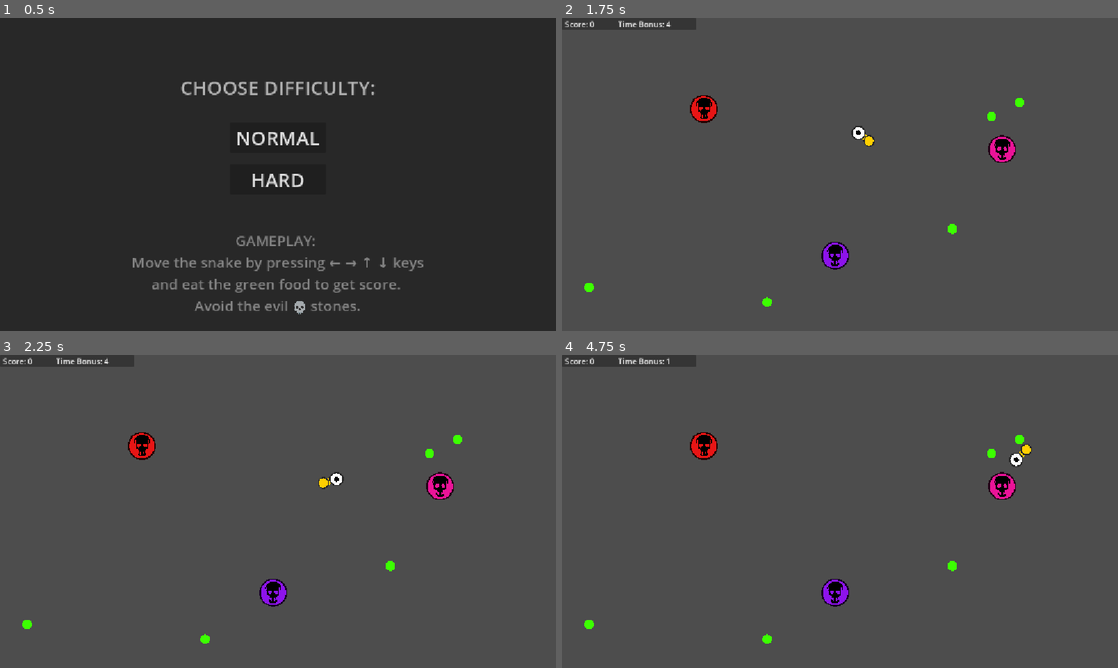
Above: before the commit, frames 1-4 (two rows, left to right).
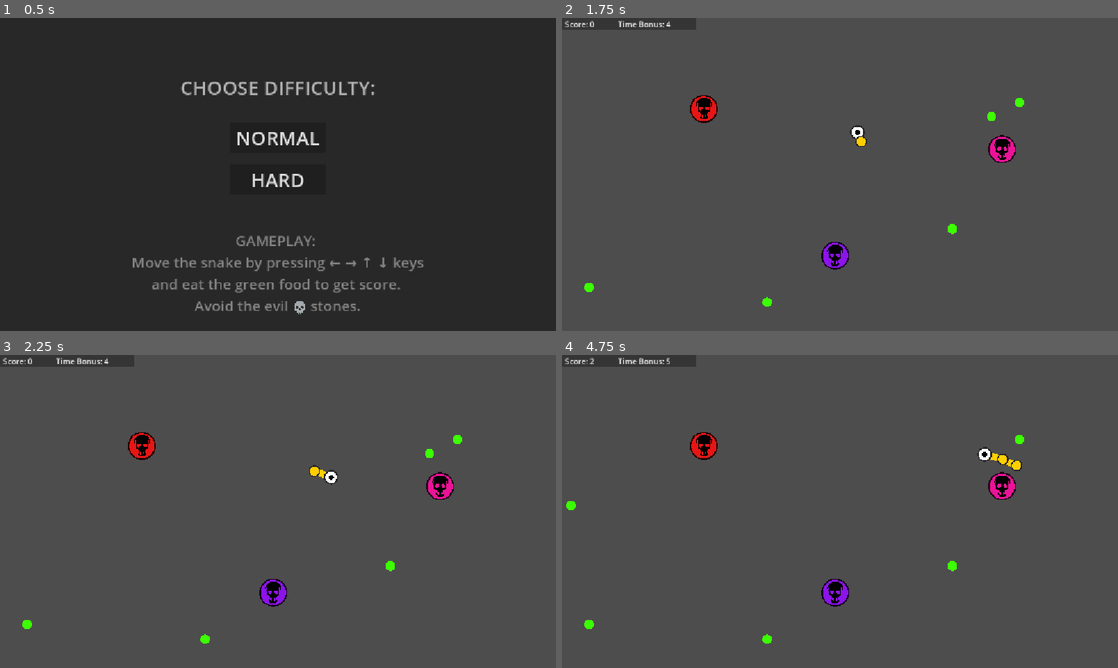
Above: after the commit, the same moments.

Repository: zett42/Physnake
Game: Godot game, scene res://ui/start.tscn
The game is run twice, just before and just after one commit, with the same random seed, the same clock (stepped at 60 frames per second) and the same inputs.
Inputs:
- Up to frame 1 (0.5 s): no input
- Up to frame 2 (1.75 s): click "NORMAL" at 0.5 s; tap Enter at 1.25 s; hold Right (move_right) from 1.28 s (still down)
- Up to frame 3 (2.25 s): release Right (move_right) at 2.03 s; hold Down (move_down) from 2.03 s (still down)
- Up to frame 4 (4.75 s): release Down (move_down) at 2.78 s; hold Right (move_right) 2.78-3.53 s; hold Up (move_up) 3.53-4.28 s; hold Left (move_left) from 4.28 s (still down)

Frame 1 is identical in both runs. In frame 2, 0.1% of the frame differs, in the area x 51-57%, y 34-42%; in frame 3, 0.2%; in frame 4, 0.4%, in the area x 0-85%, y 0-50%.

Commit message:
Implement snake trail-following behavior

Diff:
--- a/components/snake_body.gd
+++ b/components/snake_body.gd
@@ -19,6 +19,9 @@
 	# Physics steps haven't run for this object yet, so call_deferred() is not required.
 	_update_body_size()
 
+	# Enable Continuous Collision Detection for fast-moving segments
+	continuous_cd = RigidBody2D.CCD_MODE_CAST_RAY
+
 
 func _update_body_size():
 
--- /dev/null
+++ b/components/snake_controller.gd
@@ -0,0 +1,214 @@
+class_name SnakeController
+extends Node2D
+
+## Controls snake trail-following behavior using breadcrumb path
+## Records head positions and provides target positions for body segments
+
+# Breadcrumb recording
+const BREADCRUMB_RECORD_DISTANCE: float = 2.0  # Record every 2 pixels
+const SEGMENT_SPACING: float = 20.0  # Base distance between segments (slightly less than joint rest length)
+
+# Path guidance tuning
+@export var path_guidance_kp: float = 50.0  # Position stiffness (gentle guidance)
+@export var path_guidance_kd: float = 20.0  # Velocity damping
+@export var max_guidance_force: float = 200.0  # Force clamp (keep it subtle)
+@export var reference_speed: float = 400.0  # Speed for drive factor calculation
+@export var min_drive_threshold: float = 0.1  # Minimum speed ratio to activate guidance
+
+# Breadcrumb storage (append-only for performance)
+var breadcrumb_positions: PackedVector2Array = PackedVector2Array()
+var breadcrumb_lengths: PackedFloat32Array = PackedFloat32Array()  # Cumulative arc length at each point
+var total_length: float = 0.0
+
+# Snake segments tracking
+var head: RigidBody2D = null
+var segments: Array[RigidBody2D] = []
+
+# Last recorded position
+var last_recorded_position: Vector2 = Vector2.ZERO
+
+
+func initialize(snake_head: RigidBody2D) -> void:
+	"""Initialize the controller with the snake head."""
+	head = snake_head
+	last_recorded_position = snake_head.global_position
+
+	# Record initial breadcrumb
+	breadcrumb_positions.append(snake_head.global_position)
+	breadcrumb_lengths.append(0.0)
+	total_length = 0.0
+
+
+func register_segment(segment: RigidBody2D) -> void:
+	"""Register a new body segment with the controller."""
+	segments.append(segment)
+	segment.set_meta("spawn_time", Time.get_ticks_msec())
+
+
+func _physics_process(_delta: float) -> void:
+	if head == null or not is_instance_valid(head):
+		return
+
+	# Record breadcrumbs as head moves
+	_record_breadcrumbs()
+
+	# Update segment targets
+	_update_segment_targets()
+
+	# Clean up old breadcrumbs to avoid unbounded growth
+	_cleanup_breadcrumbs()
+
+
+func _record_breadcrumbs() -> void:
+	"""Record head position when it has moved far enough."""
+	var current_position := head.global_position
+	var distance_moved := current_position.distance_to(last_recorded_position)
+
+	if distance_moved >= BREADCRUMB_RECORD_DISTANCE:
+		# Append new breadcrumb at the end
+		breadcrumb_positions.append(current_position)
+		total_length += distance_moved
+		breadcrumb_lengths.append(total_length)
+
+		last_recorded_position = current_position
+
+
+func _update_segment_targets() -> void:
+	"""Efficiently assign target positions to all segments in one pass."""
+	if breadcrumb_positions.size() < 2:
+		return
+
+	# Calculate drive factor (0 = idle, 1 = moving)
+	# Use squared scaling for smoother transition
+	var drive_factor := 0.0
+	if is_instance_valid(head):
+		var speed_ratio := head.linear_velocity.length() / reference_speed
+		if speed_ratio > min_drive_threshold:
+			drive_factor = clampf(speed_ratio, 0.0, 1.0)
+			drive_factor = drive_factor * drive_factor  # Square for smoother ramp
+
+	# Sample targets for all segments in one pass
+	var crumb_index := breadcrumb_positions.size() - 1
+
+	for i in range(segments.size()):
+		if not is_instance_valid(segments[i]):
+			continue
+
+		# Calculate target distance behind the head
+		var distance_behind := (i + 1) * SEGMENT_SPACING
+		var target_length := total_length - distance_behind
+
+		# Find the target position on the breadcrumb path
+		var target_position := _sample_position_at_length(target_length, crumb_index)
+
+		# Calculate age-based ramp for new segments (0 to 1 over first second)
+		var age_factor := 1.0
+		if segments[i].has_meta("spawn_time"):
+			var age: int = Time.get_ticks_msec() - segments[i].get_meta("spawn_time")
+			age_factor = clampf(age / 1000.0, 0.0, 1.0)  # Ramp up over 1 second
+
+		# Apply path guidance force (PD controller)
+		_apply_guidance_force(segments[i], target_position, drive_factor * age_factor)
+
+		# Store for potential use by segment
+		segments[i].set_meta("target_position", target_position)
+		segments[i].set_meta("drive_factor", drive_factor)
+
+
+func _sample_position_at_length(target_length: float, _start_index: int) -> Vector2:
+	"""Sample a position at a given arc length along the breadcrumb path."""
+
+	# Clamp to available range
+	if target_length <= 0.0:
+		return breadcrumb_positions[0]
+	if target_length >= total_length:
+		return breadcrumb_positions[breadcrumb_positions.size() - 1]
+
+	# Binary search for efficiency (could also be linear since we often search in order)
+	var left := 0
+	var right := breadcrumb_lengths.size() - 1
+
+	while left < right:
+		var mid := int((left + right + 1) / 2.0)
+		if breadcrumb_lengths[mid] <= target_length:
+			left = mid
+		else:
+			right = mid - 1
+
+	var index := left
+
+	# Interpolate between points if needed
+	if index < breadcrumb_lengths.size() - 1:
+		var length_before := breadcrumb_lengths[index]
+		var length_after := breadcrumb_lengths[index + 1]
+		var segment_length := length_after - length_before
+
+		if segment_length > 0.001:
+			var t := (target_length - length_before) / segment_length
+			return breadcrumb_positions[index].lerp(breadcrumb_positions[index + 1], t)
+
+	return breadcrumb_positions[index]
+
+
+func _apply_guidance_force(segment: RigidBody2D, target_position: Vector2, drive_factor: float) -> void:
+	"""Apply PD force to guide segment toward its target."""
+
+	# Calculate PD force
+	var position_error := target_position - segment.global_position
+	var velocity_error := -segment.linear_velocity
+
+	var force := path_guidance_kp * position_error + path_guidance_kd * velocity_error
+
+	# Scale by drive factor (weaker when idle)
+	force *= drive_factor
+
+	# Clamp force magnitude for stability
+	if force.length() > max_guidance_force:
+		force = force.normalized() * max_guidance_force
+
+	# Apply the force
+	segment.apply_central_force(force)
+
+
+func _cleanup_breadcrumbs() -> void:
+	"""Remove old breadcrumbs that are no longer needed."""
+
+	# Calculate required history length
+	var max_segment_distance := (segments.size() + 5) * SEGMENT_SPACING  # +5 margin
+	var min_required_length := total_length - max_segment_distance
+
+	# Remove breadcrumbs before the required length
+	var remove_count := 0
+	for i in range(breadcrumb_lengths.size()):
+		if breadcrumb_lengths[i] < min_required_length:
+			remove_count = i + 1
+		else:
+			break
+
+	# Keep at least 2 breadcrumbs
+	if remove_count > 0 and breadcrumb_positions.size() - remove_count >= 2:
+		# Remove from the start (less efficient but happens infrequently)
+		var new_positions := PackedVector2Array()
+		var new_lengths := PackedFloat32Array()
+
+		for i in range(remove_count, breadcrumb_positions.size()):
+			new_positions.append(breadcrumb_positions[i])
+			new_lengths.append(breadcrumb_lengths[i])
+
+		breadcrumb_positions = new_positions
+		breadcrumb_lengths = new_lengths
+
+
+func get_segment_count() -> int:
+	"""Get the number of registered segments."""
+	return segments.size()
+
+
+func get_breadcrumb_count() -> int:
+	"""Get the number of breadcrumbs stored."""
+	return breadcrumb_positions.size()
+
+
+func get_total_path_length() -> float:
+	"""Get the total arc length of the recorded path."""
+	return total_length
--- a/components/snake_head.gd
+++ b/components/snake_head.gd
@@ -12,6 +12,9 @@
 const body_scene  := preload("res://components/snake_body.tscn") as PackedScene
 const joint_scene := preload("res://components/snake_joint.tscn") as PackedScene
 
+# Snake controller for trail-following behavior
+var controller = null
+
 # Current tail. This starts with self to be able to connect initial tail to head.
 var tail: PhysicsBody2D = self
 
@@ -30,6 +33,15 @@
 
 	# To process input without _input() method
 	set_process_input( true )
+
+	# Enable Continuous Collision Detection for fast movement
+	continuous_cd = RigidBody2D.CCD_MODE_CAST_RAY
+
+	# Create and initialize the snake controller
+	var SnakeController = preload("res://components/snake_controller.gd")
+	controller = SnakeController.new()
+	get_tree().current_scene.add_child(controller)
+	controller.initialize(self)
 
 	# Add initial snake tail. As tree is locked in _ready(), it must be called deferred.
 	call_deferred( "_spawn_tail", Food.FoodSize.NORMAL )
@@ -186,6 +198,13 @@
 
 	_add_joint( tail, new_tail, joint_len )
 
+	# Add collision exception between adjacent segments
+	tail.add_collision_exception_with( new_tail )
+
+	# Register segment with controller for trail-following
+	if controller != null:
+		controller.register_segment( new_tail )
+
 	tail = new_tail
 
 
Not shown, added: components/snake_controller.gd.uid
